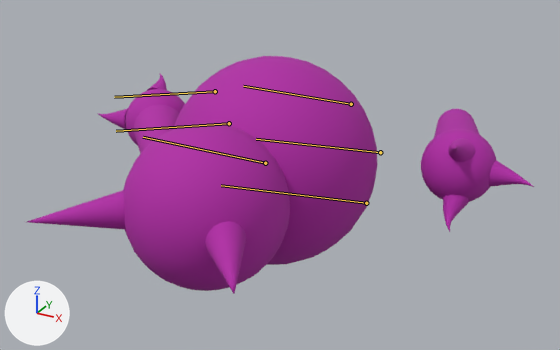
What one commit did to the FBX model Resources/res/3D/EnemyAnimation.FBX.
Before and after are seen from a 50 mm lens placed at (1.72, -4.19, 1.45), pointed at (0.08, -1.19, -0.05). The axes (+X, +Y, +Z) are drawn at lower left. The lights are the same throughout. Both versions are drawn at frame 121 of the action 'Take 001'; the numbers are the values there. The bones that bend it are drawn over the model as lines.
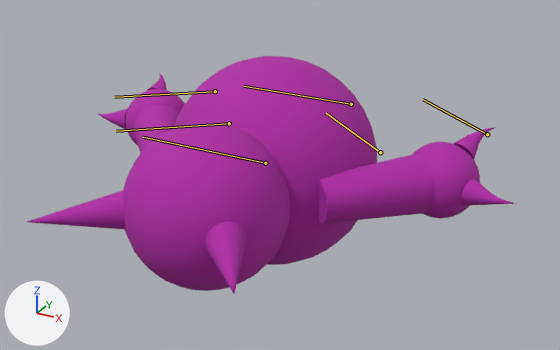
Where the change shows, as pixel boxes [x1, y1, x2, y2] in the pictures (560 x 350 px):
```json
{"object": "Cone003", "change": "posed", "before": [434, 109, 480, 138], "after": [318, 154, 434, 224]}
{"object": "Sphere003", "change": "posed", "before": [421, 129, 496, 202], "after": [413, 142, 480, 218]}
{"object": "Cone004", "change": "posed", "before": [489, 161, 534, 187], "after": [462, 179, 514, 205], "on screen": "15% wider"}
{"object": "Cone006", "change": "posed", "before": [443, 195, 469, 232], "after": [453, 127, 496, 159]}
{"object": "Cone005", "change": "posed", "before": [448, 138, 475, 162], "on screen": "not visible afterwards"}
{"bone": "Bone005", "before": "(380, 152) to (256, 139)", "after": "(380, 152) to (326, 113)"}
```

Scene script edits in JSON lines:
```json
{"block": "bone_bone005", "where": "bone_bone005 = bpy.data.objects['Armature'].pose.bones['Bone005']  # child of 'Bone001'"}
{"op": "set", "path": "bone_bone005.rotation_quaternion", "old": "(0.021, 0.465, -0.885, -0.004)", "new": "(1.0, 0.001, -0.002, 0.0)", "note": "degrees (-2, -178, 55) -> degrees (0, 0, 0)"}
```
